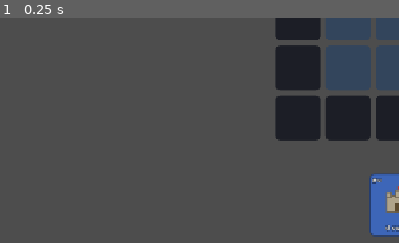
Above: before the commit, frame 1.
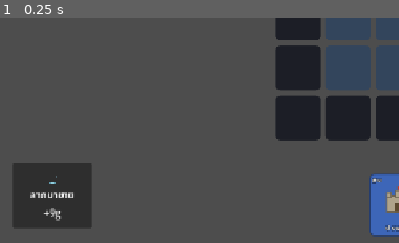
Above: after the commit, the same moment.

Repository: lnwextra2/9-Kings-at-home
Game: Godot game, scene res://scenes/main.tscn
Same seed, same stepped clock (60 frames per second), same inputs: the game is played once before the commit and once after it.
Inputs:
- Up to frame 1 (0.25 s): no input
The pictures show only the part of the screen within x 0-50%, y 50-100%; the shares and areas given below are measured in that part.

The runs differ from the first frame. In frame 1, 5.3% of the frame differs, in the area x 3-23%, y 64-93%.

Commit message:
ui: drag-and-drop hand cards — drop on board to place, on sell pit to sell
Uses Godot's Control drag-and-drop (works with mouse + touch); pure view, drop
handlers call the same GameSim.step actions (core untouched). Tap-to-select still
works alongside drag.

- hand_card.gd: draggable Button (_get_drag_data + ghost preview following cursor)
- board_cell.gd: drop target (_can_drop_data/_drop_data via callables set by
  board_view); board_view emits card_dropped(slot, hand_index), rejects locked
- sell_zone.gd: 'บ่อขาย' Panel drop target -> sell_dropped(hand_index)
- hand_view/board_view build cells with these scripts; main wires card_dropped ->
  place/use and sell_dropped -> sell; new SellZone node in main.tscn (Planning)

Verified headless: main _ready connects cleanly; board-drop places (hand 1->0,
board[12] set); sell-drop refunds +9 and removes the card.

Co-Authored-By: Claude Opus 4.8 <noreply@anthropic.com>

Diff:
--- a/new-game-project/scenes/main.gd
+++ b/new-game-project/scenes/main.gd
@@ -10,6 +10,7 @@
 @onready var _color_btn: Button = $Planning/ColorButton
 @onready var _panel = $Planning/CardPanel
 @onready var _shop = $Planning/ShopView
+@onready var _sell_zone = $Planning/SellZone
 @onready var _battle = $Battlefield
 @onready var _devbtn: Button = $DevButton
 @onready var _reward = $RewardView
@@ -31,6 +32,8 @@
 func _ready() -> void:
     _hand.connect("card_selected", _on_card_selected)
     _board.connect("slot_clicked", _on_slot_clicked)
+    _board.connect("card_dropped", _on_card_dropped)
+    _sell_zone.connect("sell_dropped", _on_sell_dropped)
     _fight.pressed.connect(_on_fight)
     _battle.connect("combat_ended", _on_combat_ended)
     _continue.pressed.connect(_on_gameover_continue)
@@ -181,6 +184,32 @@
         _: return str(s)
 
 
+## ลากการ์ดจากมือมาวางบนช่องกระดาน (drag-drop)
+func _on_card_dropped(slot: int, hand_index: int) -> void:
+    if _resolving or hand_index < 0 or hand_index >= Game.state.hand.size():
+        return
+    var d: CardData = Content.card(Game.state.hand[hand_index])
+    var act: StringName = &"use_card" if (d.kind == CardData.Kind.BUFF or d.kind == CardData.Kind.TOME) else &"place_card"
+    if GameSim.step(Game.state, {"type": act, "hand_index": hand_index, "slot": slot}):
+        _reset_selection()
+        _refresh_planning()
+        _flush_buff_pops()
+        var occ = Game.state.board[slot]
+        if occ is Dictionary:
+            _panel.show_current(occ)
+        else:
+            _panel.clear()
+
+
+## ลากการ์ดจากมือมาปล่อยที่บ่อขาย
+func _on_sell_dropped(hand_index: int) -> void:
+    if _resolving or hand_index < 0 or hand_index >= Game.state.hand.size():
+        return
+    if GameSim.step(Game.state, {"type": &"sell_card", "hand_index": hand_index}):
+        _reset_selection()
+        _refresh_planning()
+
+
 func _on_sell() -> void:
     if _sel_hand < 0:
         return
--- a/new-game-project/scenes/main.tscn
+++ b/new-game-project/scenes/main.tscn
@@ -8,6 +8,7 @@
 [ext_resource type="PackedScene" uid="uid://b3e547tcs46b0" path="res://scenes/planning/shop_view.tscn" id="6"]
 [ext_resource type="PackedScene" uid="uid://cvcabes3ea6ad" path="res://scenes/planning/reward_view.tscn" id="7"]
 [ext_resource type="PackedScene" uid="uid://j64e1657e70n" path="res://scenes/planning/debug_view.tscn" id="8"]
+[ext_resource type="Script" path="res://scenes/planning/sell_zone.gd" id="9"]
 
 [node name="Main" type="Control" unique_id=1355908067]
 layout_mode = 3
@@ -72,6 +73,18 @@
 grow_horizontal = 0
 grow_vertical = 0
 text = "ศัตรูเวฟ"
+
+[node name="SellZone" type="Panel" parent="Planning"]
+layout_mode = 1
+anchors_preset = 2
+anchor_top = 1.0
+anchor_bottom = 1.0
+offset_left = 24.0
+offset_top = -128.0
+offset_right = 150.0
+offset_bottom = -24.0
+grow_vertical = 0
+script = ExtResource("9")
 
 [node name="TopBar" type="Label" parent="." unique_id=1510625430]
 layout_mode = 1
--- /dev/null
+++ b/new-game-project/scenes/planning/board_cell.gd
@@ -0,0 +1,17 @@
+extends Button
+## ช่องกระดานที่รับการ์ดที่ลากมาวางได้ (drop target). board_view ตั้ง callable ให้
+## can_drop_fn() -> bool (วางช่องนี้ได้ไหม), drop_fn(hand_index) เมื่อปล่อยการ์ด
+
+var can_drop_fn: Callable
+var drop_fn: Callable
+
+
+func _can_drop_data(_at_position: Vector2, data: Variant) -> bool:
+	if not (data is Dictionary) or data.get("kind") != &"hand_card":
+		return false
+	return can_drop_fn.is_valid() and bool(can_drop_fn.call())
+
+
+func _drop_data(_at_position: Vector2, data: Variant) -> void:
+	if drop_fn.is_valid():
+		drop_fn.call(int(data.get("hand_index", -1)))
--- a/new-game-project/scenes/planning/board_view.gd
+++ b/new-game-project/scenes/planning/board_view.gd
@@ -1,6 +1,10 @@
 extends Control
 ## กระดานวางการ์ด — วาดจาก Game.state, คลิกช่อง → emit slot_clicked (view ไม่แก้ state เอง)
+## ช่องรับการ์ดที่ลากมาวางได้ด้วย (drag-drop) → emit card_dropped
 signal slot_clicked(idx: int)
+signal card_dropped(slot: int, hand_index: int)
+
+const BOARD_CELL := preload("res://scenes/planning/board_cell.gd")
 
 @export var cell_size: int = 72
 @export var cell_gap: int = 8
@@ -31,6 +35,9 @@
 
 func _make_cell(st: GameState, idx: int) -> Button:
     var cell := Button.new()
+    cell.set_script(BOARD_CELL)   # รับ drop การ์ดได้
+    cell.set(&"can_drop_fn", _cell_can_drop.bind(idx))
+    cell.set(&"drop_fn", _cell_drop.bind(idx))
     cell.custom_minimum_size = Vector2(cell_size, cell_size)
     cell.focus_mode = Control.FOCUS_NONE
     cell.autowrap_mode = TextServer.AUTOWRAP_WORD_SMART
@@ -93,6 +100,15 @@
     slot_clicked.emit(idx)
 
 
+## drop การ์ดที่ลากมา: วางได้ทุกช่องที่ไม่ล็อก (empty=วาง, มีการ์ด=merge/ใช้ tome) — main ตัดสิน
+func _cell_can_drop(idx: int) -> bool:
+    return not Game.state.is_locked(idx)
+
+
+func _cell_drop(hand_index: int, idx: int) -> void:
+    card_dropped.emit(idx, hand_index)
+
+
 ## เลขบัฟเด้งที่ช่อง idx (Label ลูกของ cell → ลอยขึ้น+จาง แล้ว free เอง)
 ## เรียกหลัง refresh() เสมอ (cell เป็นตัวใหม่). ปรับหน้าตาได้ที่ @export ด้านบน/ค่าในนี้
 func pop_buff(idx: int, text: String, color: Color = Color(0.45, 0.95, 0.55)) -> void:
--- /dev/null
+++ b/new-game-project/scenes/planning/hand_card.gd
@@ -0,0 +1,21 @@
+extends Button
+## การ์ดในมือที่ "ลากได้" (drag source) — ใช้ระบบ drag-and-drop ของ Control (รองรับ touch)
+## ลากออกไปวาง: board cell = วาง/merge/ใช้, SellZone = ขาย. drop → GameSim.step (ไม่แตะ core)
+## แตะเฉยๆ (ไม่ลาก) = เลือกการ์ด (toggle เดิม) ยังทำงานปกติ
+
+var hand_index: int = -1
+var card_data_id: StringName = &""
+
+
+func _get_drag_data(_at_position: Vector2) -> Variant:
+	# ภาพผีตามนิ้ว = ก็อปหน้าการ์ดตัวเอง (จางลง, คลิกทะลุ, จัดกึ่งกลางเคอร์เซอร์)
+	var ghost := duplicate() as Control
+	ghost.mouse_filter = Control.MOUSE_FILTER_IGNORE
+	if ghost is Button:
+		(ghost as Button).button_pressed = false
+	ghost.modulate = Color(1, 1, 1, 0.8)
+	ghost.position = -0.5 * size
+	var wrap := Control.new()
+	wrap.add_child(ghost)
+	set_drag_preview(wrap)
+	return {"kind": &"hand_card", "hand_index": hand_index, "data_id": card_data_id}
--- a/new-game-project/scenes/planning/hand_view.gd
+++ b/new-game-project/scenes/planning/hand_view.gd
@@ -4,6 +4,8 @@
 
 @export var card_w: int = 92
 @export var card_h: int = 100
+
+const HAND_CARD := preload("res://scenes/planning/hand_card.gd")
 
 @onready var _row: HBoxContainer = $Center/Row
 
@@ -29,6 +31,9 @@
 func _make_card(i: int, data_id: StringName) -> Button:
     var d: CardData = Content.card(data_id)
     var b := Button.new()
+    b.set_script(HAND_CARD)   # ลากได้ (drag source)
+    b.set(&"hand_index", i)
+    b.set(&"card_data_id", data_id)
     b.custom_minimum_size = Vector2(card_w, card_h)
     b.toggle_mode = true
     b.focus_mode = Control.FOCUS_NONE
--- /dev/null
+++ b/new-game-project/scenes/planning/sell_zone.gd
@@ -0,0 +1,23 @@
+extends Panel
+## บ่อขาย — ลากการ์ดจากมือมาปล่อยที่นี่ = ขาย (emit ให้ main เรียก GameSim.step)
+
+signal sell_dropped(hand_index: int)
+
+
+func _ready() -> void:
+	var l := Label.new()
+	l.set_anchors_preset(Control.PRESET_FULL_RECT)
+	l.text = "🗑️\nลากมาขาย\n+%dg" % Game.state.sell_value
+	l.horizontal_alignment = HORIZONTAL_ALIGNMENT_CENTER
+	l.vertical_alignment = VERTICAL_ALIGNMENT_CENTER
+	l.autowrap_mode = TextServer.AUTOWRAP_WORD_SMART
+	l.mouse_filter = Control.MOUSE_FILTER_IGNORE
+	add_child(l)
+
+
+func _can_drop_data(_at_position: Vector2, data: Variant) -> bool:
+	return data is Dictionary and data.get("kind") == &"hand_card"
+
+
+func _drop_data(_at_position: Vector2, data: Variant) -> void:
+	sell_dropped.emit(int(data.get("hand_index", -1)))
Not shown, added: new-game-project/scenes/planning/board_cell.gd.uid
Not shown, added: new-game-project/scenes/planning/hand_card.gd.uid
Not shown, added: new-game-project/scenes/planning/sell_zone.gd.uid
